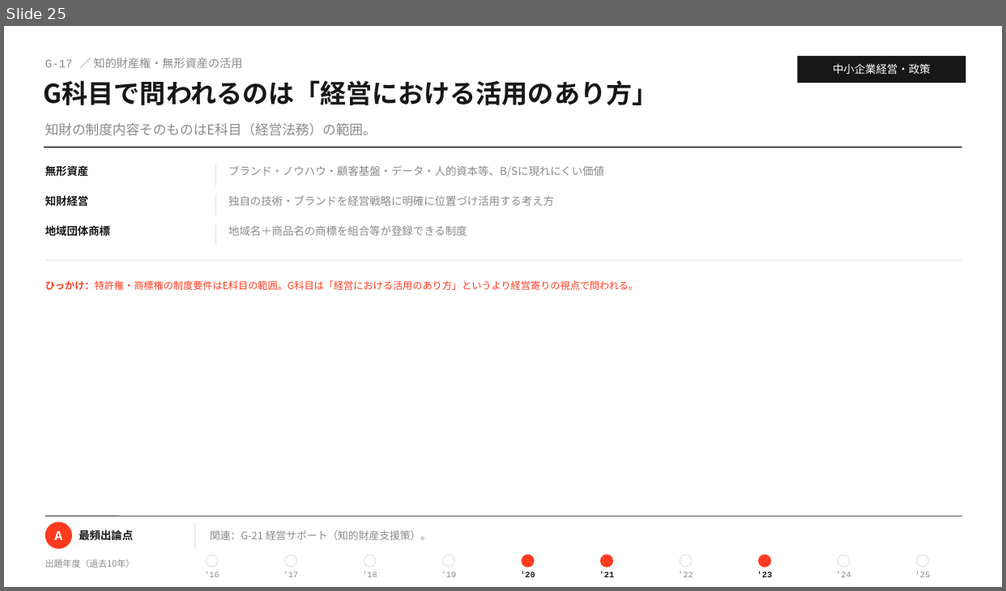
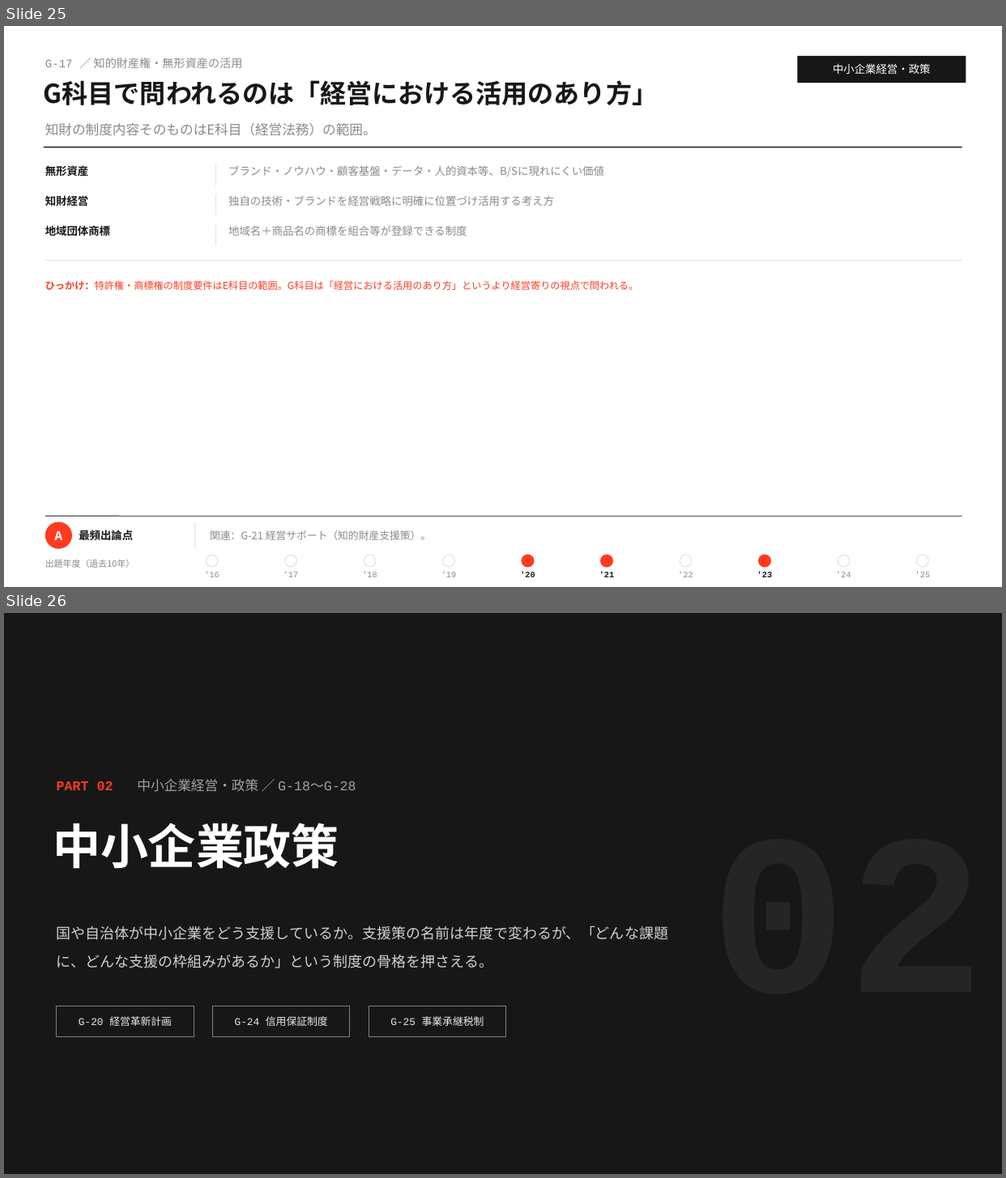
Before and after one commit to MasatoshiSano/SMEC, a slide deck: slides/1st_stage/G_sme_management_policy.pptx. Shown one above the other, each under a label of ours: slide 25 before the commit, slides 25 and 26 after it. The pictures are 1006x591 and 1006x1178 pixels, drawn with LibreOffice and Linux fonts; fonts in the diff are those of the drawing. Boxes give left, top, right and bottom in pixels: in the first picture for what was removed or moved away, otherwise in the second. Text is boxed around its words. In the diff, an @@ line names an element or a change of style, - is before the commit and + after.

```diff
--- a/slides/1st_stage/G_sme_management_policy.pptx
+++ b/slides/1st_stage/G_sme_management_policy.pptx
@@ slide 26 added at <box>4,613,1002,1174</box>, background #171717 @@
@@ text added at <box>57,779,356,792</box>, 13 pt, text #A2A2A2 @@
+PART 02 中小企業経営・政策 ／ G-18〜G-28
@@ text added at <box>53,823,339,869</box>, 46 pt, text #FFFFFF, bold @@
+中小企業政策
@@ text added at <box>57,926,668,969</box>, 14 pt, text #D1D1D1 @@
+国や自治体が中小企業をどう支援しているか。支援策の名前は年度で変わるが、「どんな課題に、どんな支援の枠組みがあるか」という制度の骨格を押さえる。
@@ rectangle added at <box>57,1006,194,1037</box>, outline #7F7F7F 0.75 pt @@
@@ text added at <box>79,1016,172,1026</box>, 10 pt, text #E8E8E8 @@
+G-20 経営革新計画
@@ rectangle added at <box>213,1006,350,1037</box>, outline #7F7F7F 0.75 pt @@
@@ text added at <box>235,1016,328,1026</box>, 10 pt, text #E8E8E8 @@
+G-24 信用保証制度
@@ rectangle added at <box>368,1006,505,1037</box>, outline #7F7F7F 0.75 pt @@
@@ text added at <box>390,1016,484,1026</box>, 10 pt, text #E8E8E8 @@
+G-25 事業承継税制
```
Also in this commit, not shown: 12 slides changed, 17 other slides added, 2 other files.
